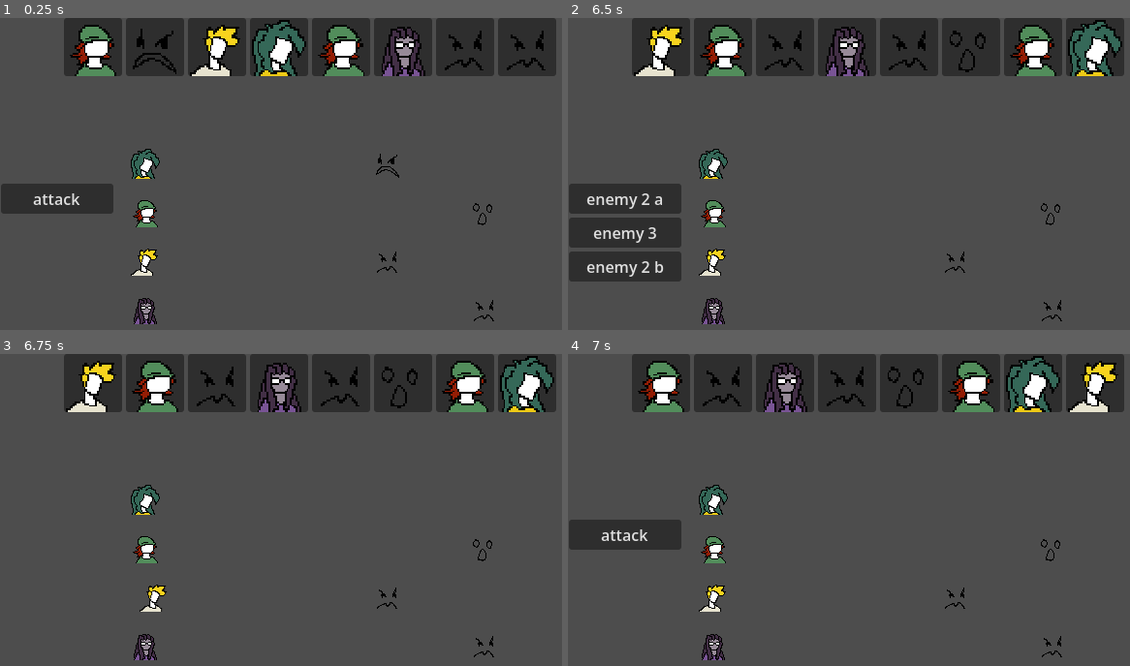
Above: before the commit, frames 1-4 (two rows, left to right).
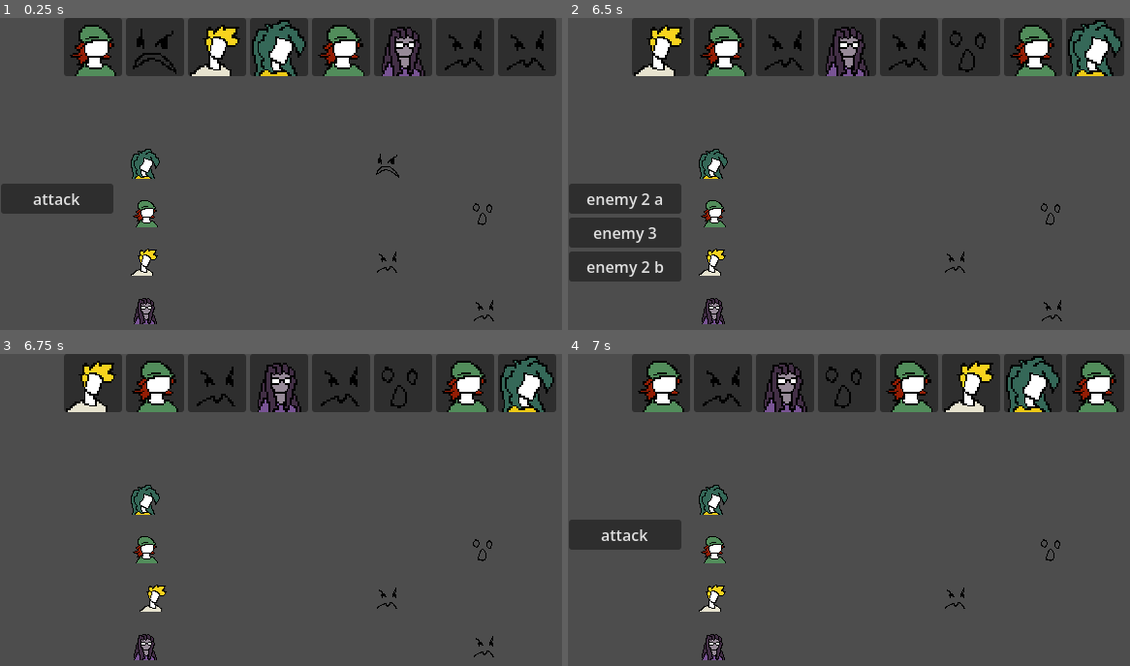
Above: after the commit, the same moments.

Repository: Octologue/godot-test-project
Game: Godot game, scene res://battle_logic/scenes/battle_scene.tscn
The game is run twice, just before and just after one commit, with the same random seed, the same clock (stepped at 60 frames per second) and the same inputs.
Inputs:
- Up to frame 1 (0.25 s): no input
- Up to frame 2 (6.5 s): click "attack" at 0.5 s; click "accurate" at 1.25 s; click "enemy 1" at 2 s; click "attack" at 2.75 s; click "unaccurate" at 3.5 s; click "enemy 2 a" at 4.25 s; click "attack" at 5 s; click "attack poison" at 5.75 s
- Up to frame 3 (6.75 s): click "enemy 3" at 6.5 s
- Up to frame 4 (7 s): no input

Frames 1-3 are identical in both runs. In frame 4, 2.9% of the frame differs, in the area x 45-98%, y 2-98%.

Commit message:
target now a list, added ally selection

Diff:
--- a/battle_logic/battle_system.gd
+++ b/battle_logic/battle_system.gd
@@ -13,19 +13,20 @@
 
 @onready var players_node = $players
 @onready var enemies_node = $enemies
-@export var character_scene: PackedScene
+@export var character_scene = preload("res://battle_logic/scenes/character_scene.tscn")
 
 @onready var timeline_UI = $UI/Timeline
 @onready var options = $UI/Options
 @onready var attack_button = $UI/Options/Attack
 @onready var enemy_selection = $UI/EnemySelection
+@onready var ally_selection = $UI/AllySelection
 @onready var move_selection = $UI/MoveSelection
-@export var enemy_button : PackedScene
-@export var move_button : PackedScene
+@onready var character_button = preload("res://battle_logic/scenes/character_button.tscn")
+@export var move_button = preload("res://battle_logic/scenes/move_button.tscn")
 
 var actor : Character
 var move_used : Move
-var target : Character
+var targets : Array[Character]
 
 var player_positions := [
 	Vector2(150, 150),
@@ -40,7 +41,7 @@
 	NEXT_TURN,
 	PLAYER_TURN,
 	ENEMY_TURN,
-	ATTACK,
+	ACT,
 	RESOLVE
 }
 var state : BattleState
@@ -60,9 +61,9 @@
 		BattleState.ENEMY_TURN:
 			print("ENEMY_TURN")
 			enemy_turn()
-		BattleState.ATTACK:
-			print("ATTACK")
-			attack()
+		BattleState.ACT:
+			print("ACT")
+			act()
 		BattleState.RESOLVE:
 			print("RESOLVE")
 			resolve()
@@ -72,7 +73,7 @@
 func _ready():
 	randomize() #déplacer dans un script global plus tard
 	EventBus.character_died.connect(_on_character_died)
-	EventBus.attacked_ennemy.connect(enemy_button_pressed)
+	EventBus.target_selected.connect(character_button_pressed)
 	EventBus.selected_move.connect(move_button_pressed)
 	EventBus.speed_changed.connect(sort_and_display)
 	attack_button.pressed.connect(show_move_selection)
@@ -105,22 +106,24 @@
 func player_turn():
 	show_options()
 
-func enemy_button_pressed(target_selected):
-	target = target_selected
+func character_button_pressed(target_selected):
+	targets.append(target_selected)
 	enemy_selection.hide()
 
-	change_state(BattleState.ATTACK)
+	change_state(BattleState.ACT)
+
+
 
 func enemy_turn():
 	#appeler une fonction qui permet de caluler la meilleure cible possible (enemy_AI_compute ou un truc du genre)
-	target = player_list.pick_random()
+	targets.append(player_list.pick_random())
 	move_used = actor.moveset.pick_random()
 
-	change_state(BattleState.ATTACK)
-
-func attack():
+	change_state(BattleState.ACT)
+
+func act():
 	var actor_node = character_nodes[actor]
-	var target_node = character_nodes[target]
+	#var target_node = character_nodes[target]
 	var shift = Vector2(10,0)
 	if actor_node.position.x < 325:
 		shift = -shift
@@ -156,12 +159,17 @@
 func _variables_init():
 	for player in player_list_data.character_list:
 		player_list.append(player)
+	for player in player_list:
+		var button = character_button.instantiate()
+		button.character = player
+		ally_selection.add_child(button)
+
 	for enemy in battle_data.enemy_list:
 		var new_enemy = enemy.duplicate()
 		enemy_list.append(new_enemy)
 	duplicate_title_fix()
 	for enemy in enemy_list:
-		var button = enemy_button.instantiate()
+		var button = character_button.instantiate()
 		button.character = enemy
 		enemy_selection.add_child(button)
 
@@ -233,7 +241,8 @@
 func attack_compute():
 	if move_used.sp_cost < actor.SP:
 		actor.SP -= move_used.sp_cost
-		target.get_attacked(actor,move_used)
+		for target in targets:
+			target.get_attacked(actor,move_used)
 		print (actor.title, " now has ",actor.SP," SP")
 	else:
 		print(actor.title," does not have enough SP : ",actor.SP,", cost : ",move_used.sp_cost)
@@ -270,6 +279,12 @@
 
 func move_button_pressed(move):
 	move_used = move
+	print ("range:")
+	match move_used.move_range:
+		move_used.Ranges.SELF:
+			print("SELF")
+		move_used.Ranges.ENEMY:
+			print("ENEMY")
 	enemy_selection.show()
 	move_selection.hide()
 
--- a/battle_logic/enemy_button.gd
+++ b/battle_logic/character_button.gd
@@ -7,4 +7,4 @@
 
 
 func _on_pressed():
-	EventBus.attacked_ennemy.emit(character)
+	EventBus.target_selected.emit(character)
--- a/battle_logic/data/moves/accurate.tres
+++ b/battle_logic/data/moves/accurate.tres
@@ -5,8 +5,8 @@
 [resource]
 script = ExtResource("1_srphn")
 title = "accurate"
+sp_cost = 10
+acc = 1.0
 power = 20
-cost = 10
-acc = 1.0
-sp_cost = 10
+move_range = 1
 metadata/_custom_type_script = "uid://dwkthqmibmlio"
--- a/battle_logic/data/moves/attack_poison.tres
+++ b/battle_logic/data/moves/attack_poison.tres
@@ -12,4 +12,5 @@
 power = 50
 proc = 1.0
 effect = ExtResource("1_mrpqm")
+move_range = 1
 metadata/_custom_type_script = "uid://dwkthqmibmlio"
--- a/battle_logic/data/moves/unaccurate.tres
+++ b/battle_logic/data/moves/unaccurate.tres
@@ -5,9 +5,9 @@
 [resource]
 script = ExtResource("1_f0s07")
 title = "unaccurate"
+sp_cost = 20
+acc = 0.5
 category = 1
 power = 100
-cost = 20
-acc = 0.5
-sp_cost = 20
+move_range = 3
 metadata/_custom_type_script = "uid://dwkthqmibmlio"
--- a/battle_logic/scenes/battle_scene.tscn
+++ b/battle_logic/scenes/battle_scene.tscn
@@ -1,15 +1,9 @@
 [gd_scene format=3 uid="uid://dypy4oy4ron2l"]
 
 [ext_resource type="Script" uid="uid://bwmvjsqmsetd1" path="res://battle_logic/battle_system.gd" id="1_pihux"]
-[ext_resource type="PackedScene" uid="uid://05w6whdt5ti3" path="res://battle_logic/scenes/CharacterScene.tscn" id="2_nslbn"]
-[ext_resource type="PackedScene" uid="uid://de4q135ob0b84" path="res://battle_logic/scenes/enemy_button.tscn" id="3_1xpmh"]
-[ext_resource type="PackedScene" uid="uid://ci33ahwonakk7" path="res://battle_logic/scenes/move_button.tscn" id="4_nslbn"]
 
 [node name="battleScene" type="Node2D" unique_id=582481188]
 script = ExtResource("1_pihux")
-character_scene = ExtResource("2_nslbn")
-enemy_button = ExtResource("3_1xpmh")
-move_button = ExtResource("4_nslbn")
 
 [node name="players" type="Node2D" parent="." unique_id=650177504]
 
--- a/battle_logic/scenes/enemy_button.tscn
+++ b/battle_logic/scenes/character_button.tscn
@@ -1,6 +1,6 @@
-[gd_scene load_steps=2 format=3 uid="uid://de4q135ob0b84"]
+[gd_scene format=3 uid="uid://de4q135ob0b84"]
 
-[ext_resource type="Script" uid="uid://d0doxsl31aek5" path="res://battle_logic/enemy_button.gd" id="1_8lqld"]
+[ext_resource type="Script" uid="uid://d0doxsl31aek5" path="res://battle_logic/character_button.gd" id="1_8lqld"]
 
 [node name="EnemyButton" type="Button"]
 offset_right = 8.0
--- a/event_bus.gd
+++ b/event_bus.gd
@@ -2,6 +2,6 @@
 
 signal next_attack
 signal character_died
-signal attacked_ennemy(Character)
+signal target_selected(Character)
 signal selected_move(Move)
 signal speed_changed
Renamed: battle_logic/enemy_button.gd.uid -> battle_logic/character_button.gd.uid
Renamed: battle_logic/scenes/CharacterScene.tscn -> battle_logic/scenes/character_scene.tscn
